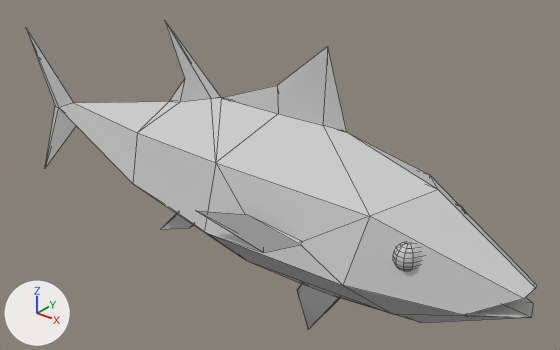
The OBJ model assets/models/fish.obj, before and after one commit.
Both versions are drawn from a 50 mm lens placed at (2.87, -4.33, 2.97), pointed at (-0.8, 0.26, 0.12). Lighting does not change. The marker at lower left points along +X, +Y and +Z. Mesh edges are drawn as thin lines. Where no turn or scale is listed for an object, it has been applied to the vertices.
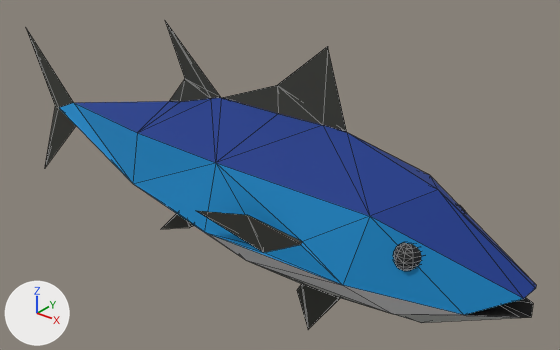
Changed parts and their boxes (x1, y1, x2, y2) in the pictures (560 x 350 px):
'Cube', recoloured (grey to blue): (27, 23, 536, 329) in both

What the commit changed:
Material 'Dark_Blue' (mat_dark_blue) changes colour from light grey #cbcbcb to blue #0d3589; in linear values from (0.6, 0.6, 0.6) to (0.00402, 0.0356, 0.25).
Material 'Black' (mat_black) changes colour from light grey #cbcbcb to black #191919; in linear values from (0.6, 0.6, 0.6) to (0.01, 0.01, 0.01).
Material 'Light_Blue' (mat_light_blue) changes colour from light grey #cbcbcb to blue #0284c3; in linear values from (0.6, 0.6, 0.6) to (0.000607, 0.231, 0.546).
Material 'Dark_Grey' (mat_dark_grey) changes colour from light grey #cbcbcb to black #383933; in linear values from (0.6, 0.6, 0.6) to (0.0395, 0.0409, 0.0331).
